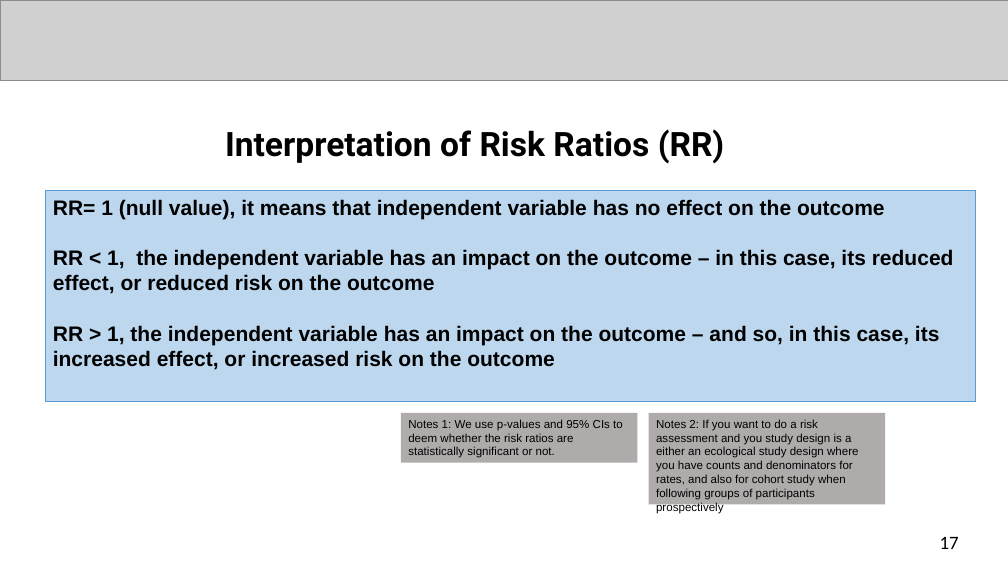
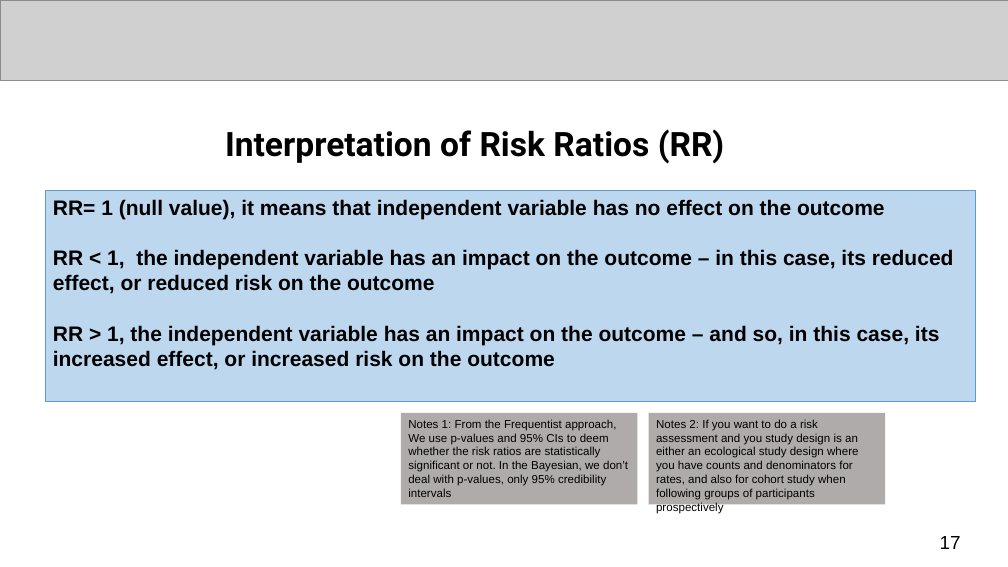
Before and after one commit to UCLPG-MSC-SGDS/GEOG0125, a slide deck: slide 17 of Lecture_notes_ppt/GEOG0125 Week 2 Lecture - Bayesian GLMs.pptx. Drawn at 1008x567 pixels with LibreOffice and Linux fonts; fonts in the diff are those of the drawing; grey boxes stand for pictures. Boxes give left, top, right and bottom in pixels: in the first picture for what was removed or moved away, otherwise in the second. Text is boxed around its words. In the diff, an @@ line names an element or a change of style, - is before the commit and + after.

```diff
--- a/Lecture_notes_ppt/GEOG0125 Week 2 Lecture - Bayesian GLMs.pptx
+++ b/Lecture_notes_ppt/GEOG0125 Week 2 Lecture - Bayesian GLMs.pptx
@@ rectangle "Notes 1: From the Frequentist ...": place and size @@
-rectangle "Notes 1: From the Frequentist ..." at (401, 413, 637, 463)
+rectangle "Notes 1: From the Frequentist ..." at (401, 413, 637, 504)
@@ text in rectangle at (408, 419, 628, 497): text changed @@
-Notes 1: We use p-values and 95% CIs to deem whether the risk ratios are statistically significant or not.
+Notes 1: From the Frequentist approach, We use p-values and 95% CIs to deem whether the risk ratios are statistically significant or not. In the Bayesian, we don’t deal with p-values, only 95% credibility intervals
@@ text in rectangle at (656, 419, 858, 514): text changed @@
-Notes 2: If you want to do a risk assessment and you study design is a either an ecological study design where you have counts and denominators for rates, and also for cohort study when following groups of participants prospectively
+Notes 2: If you want to do a risk assessment and you study design is an either an ecological study design where you have counts and denominators for rates, and also for cohort study when following groups of participants prospectively
@@ page number at (940, 536, 961, 549): font Calibri to Arial @@
```
Also in this commit, not shown: 18 other slides changed, 3 slides added, 1 other file.
